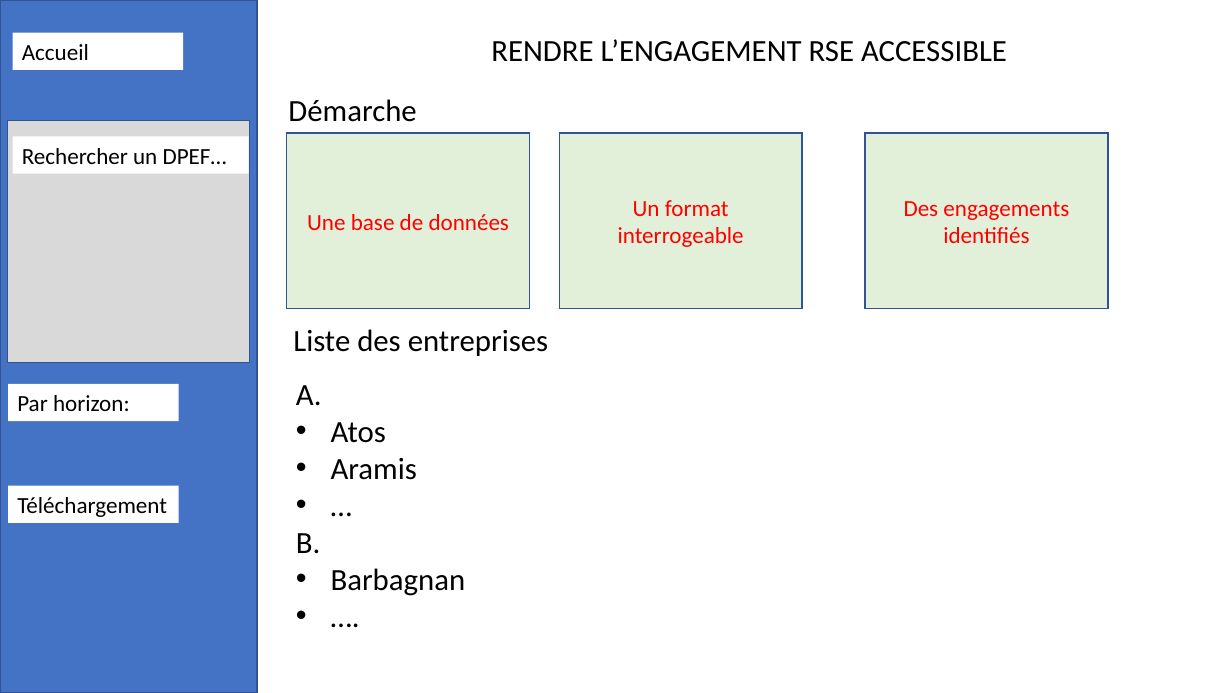
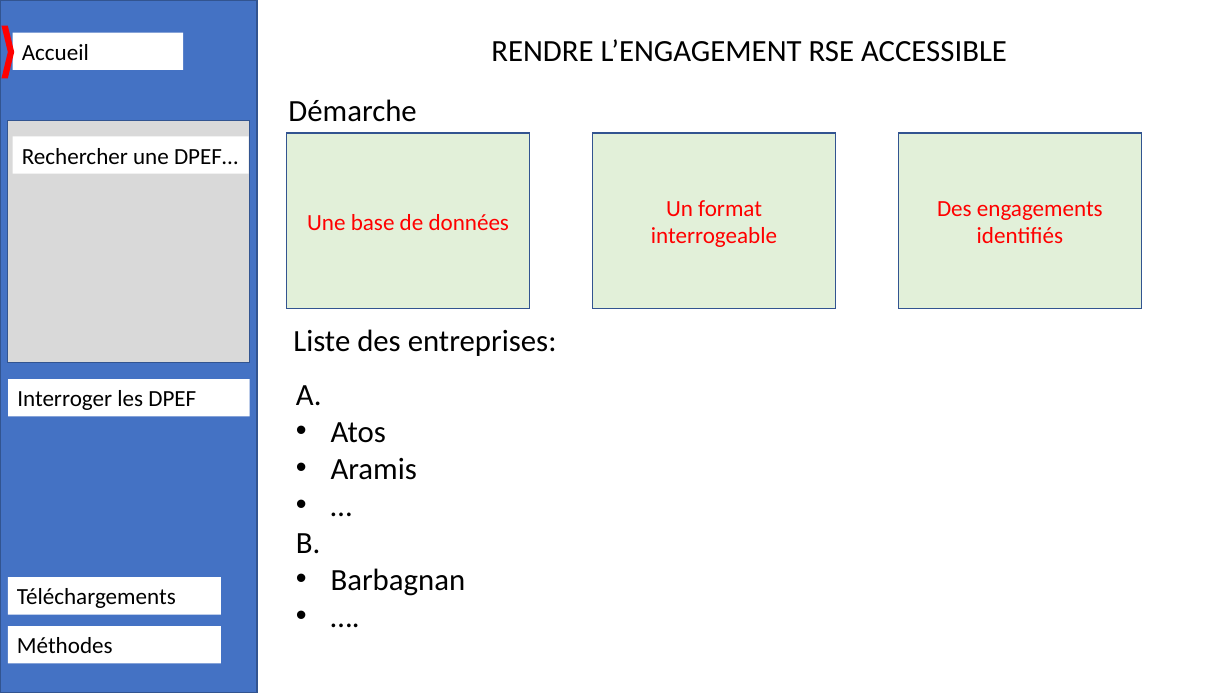
Before and after one commit to dataforgoodfr/batch7_rse, a slide deck: slide 1 of src/restitution/Website Draft.pptx. Drawn at 1232x693 pixels with LibreOffice and Linux fonts; fonts in the diff are those of the drawing. Boxes give left, top, right and bottom in pixels: in the first picture for what was removed or moved away, otherwise in the second. Text is boxed around its words. In the diff, an @@ line names an element or a change of style, - is before the commit and + after.

```diff
--- a/src/restitution/Website Draft.pptx
+++ b/src/restitution/Website Draft.pptx
@@ chevron added at [2,26,15,79], fill #FF0000 @@
@@ text in rectangle at [22,148,238,164]: text changed @@
-Rechercher un DPEF…
+Rechercher une DPEF…
@@ rectangle "Un format interrogeable": place and size @@
-rectangle "Un format interrogeable" at [559,133,802,309]
+rectangle "Un format interrogeable" at [592,133,836,309]
@@ rectangle "Des engagements identifiés": place and size @@
-rectangle "Des engagements identifiés" at [865,133,1108,309]
+rectangle "Des engagements identifiés" at [898,133,1141,309]
@@ text at [293,329,557,356]: text changed @@
-Liste des entreprises
+Liste des entreprises:
@@ rectangle removed at [8,384,178,421] @@
-Par horizon:
@@ rectangle added at [8,379,250,416], fill #FFFFFF, 18 pt, text #000000 @@
+Interroger les DPEF
@@ rectangle removed at [8,486,178,523] @@
-Téléchargement
@@ rectangle added at [8,578,222,615], fill #FFFFFF, 18 pt, text #000000 @@
+Téléchargements
@@ rectangle added at [8,627,222,664], fill #FFFFFF, 18 pt, text #000000 @@
+Méthodes
```
Also in this commit, not shown: 1 other slide changed, 1 slide added.
